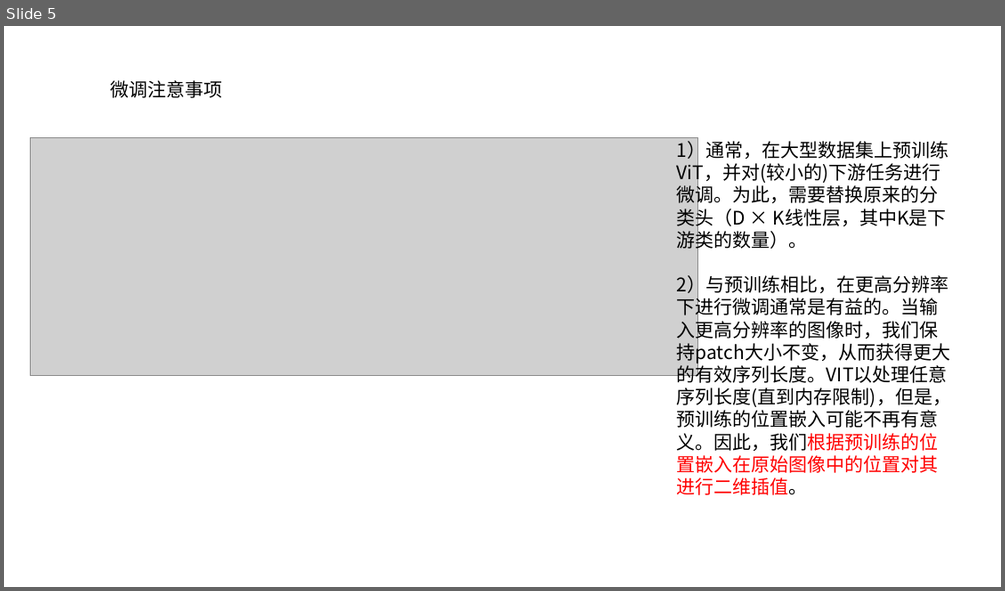
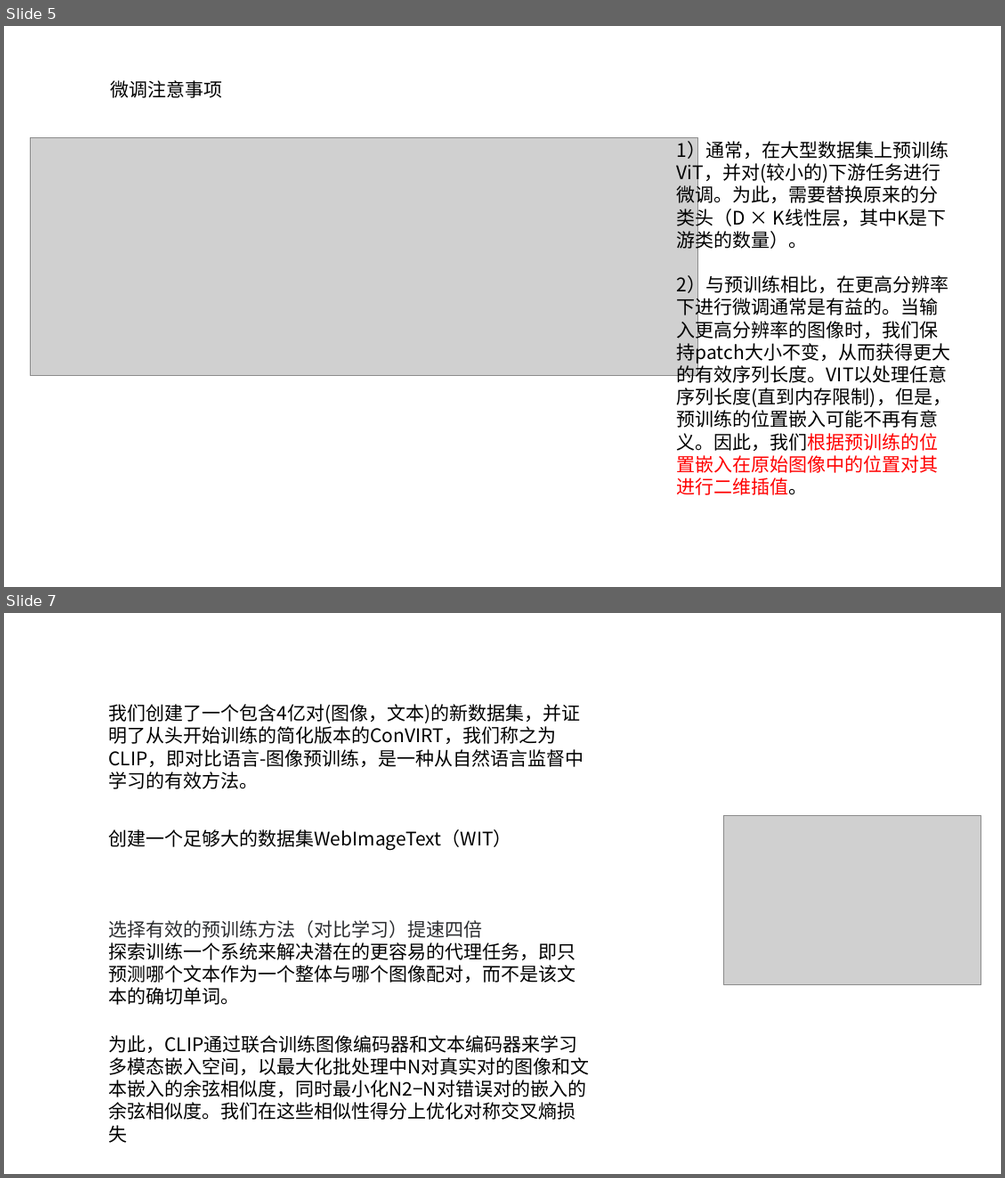
Before and after one commit to blue-q/Reading-record, a slide deck: paper/Visual_large_model/ppt/Visual_large_model_learning.pptx. Shown one above the other, each under a label of ours: slide 5 before the commit, slides 5 and 7 after it; the slides between them are not shown. The pictures are 1005x591 and 1005x1178 pixels, drawn with LibreOffice and Linux fonts; fonts in the diff are those of the drawing; grey boxes stand for pictures. Boxes give left, top, right and bottom in pixels: in the first picture for what was removed or moved away, otherwise in the second. Text is boxed around its words. In the diff, an @@ line names an element or a change of style, - is before the commit and + after.

```diff
--- a/paper/Visual_large_model/ppt/Visual_large_model_learning.pptx
+++ b/paper/Visual_large_model/ppt/Visual_large_model_learning.pptx
@@ slide 7 added at (4, 613, 1001, 1174), background #FFFFFF @@
@@ text added at (108, 704, 584, 789), 18 pt, text #000000 @@
+我们创建了一个包含4亿对(图像，文本)的新数据集，并证明了从头开始训练的简化版本的ConVIRT，我们称之为CLIP，即对比语言-图像预训练，是一种从自然语言监督中学习的有效方法。
@@ picture added at (723, 816, 981, 985) @@
@@ text added at (108, 829, 512, 850), 18 pt, text #000000 @@
+创建一个足够大的数据集WebImageText（WIT）
@@ text added at (108, 920, 575, 1005), 18 pt, text #000000 @@
+选择有效的预训练方法（对比学习）提速四倍
+探索训练一个系统来解决潜在的更容易的代理任务，即只预测哪个文本作为一个整体与哪个图像配对，而不是该文本的确切单词。
@@ text added at (108, 1035, 589, 1143), 18 pt, text #000000 @@
+为此，CLIP通过联合训练图像编码器和文本编码器来学习多模态嵌入空间，以最大化批处理中N对真实对的图像和文本嵌入的余弦相似度，同时最小化N2−N对错误对的嵌入的余弦相似度。我们在这些相似性得分上优化对称交叉熵损失
```
Also in this commit, not shown: 2 other slides added, 1 other file.
